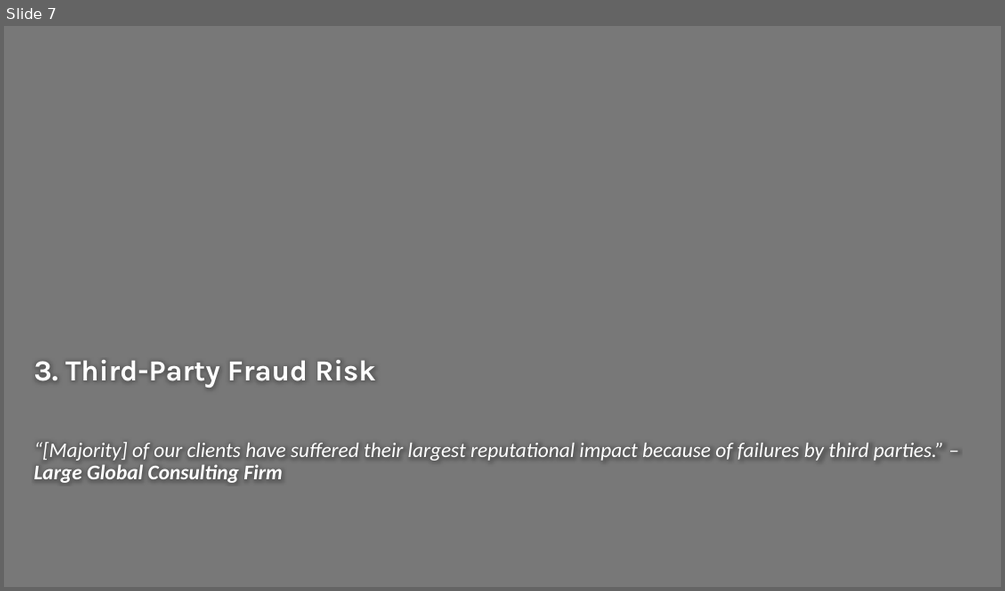
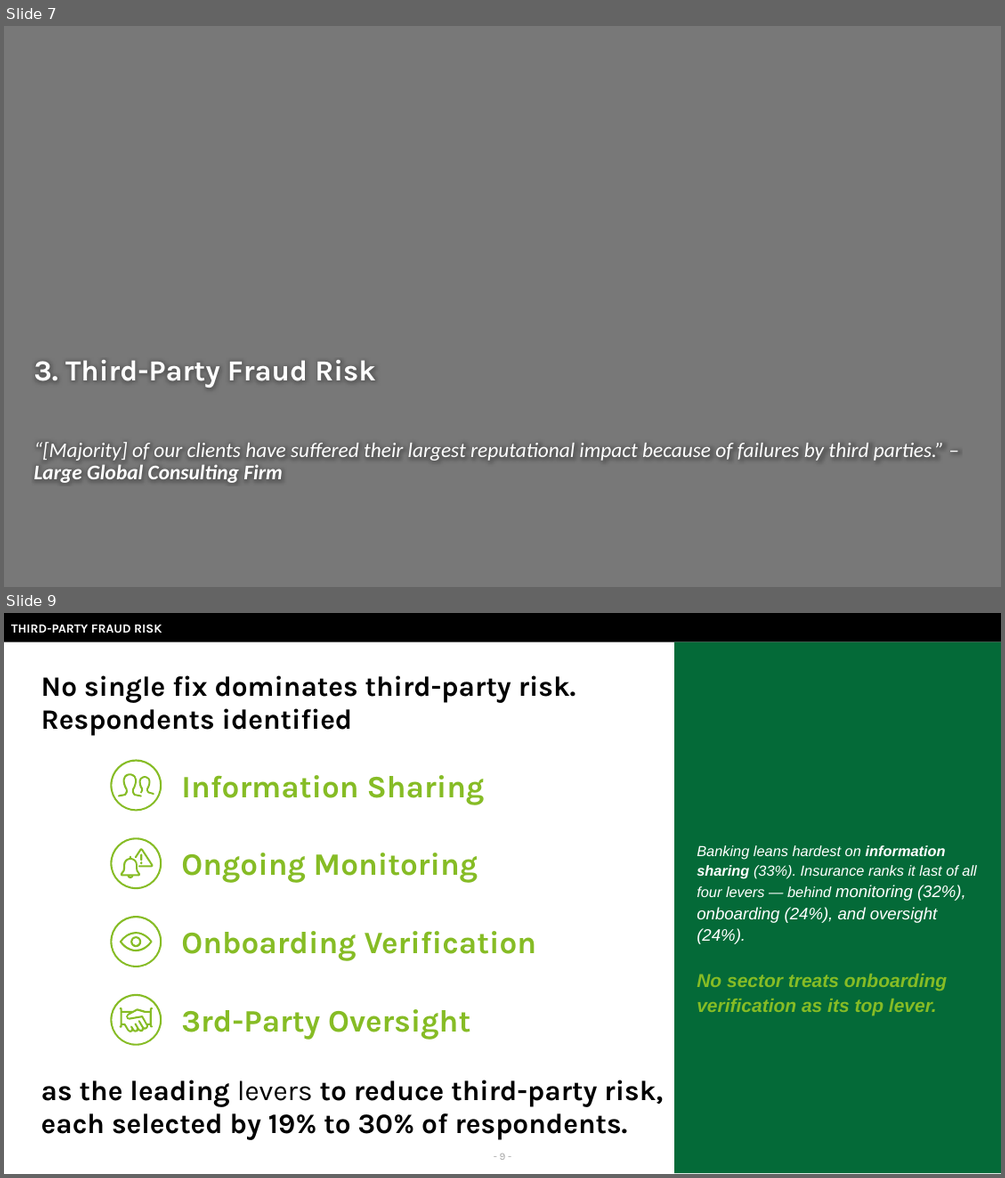
Before and after one commit to davidlin778/Fraud-in-2026, a slide deck: Visual Story One-Pagersv2.pptx. Shown one above the other, each under a label of ours: slide 7 before the commit, slides 7 and 9 after it; the slides between them are not shown. The pictures are 1005x591 and 1005x1178 pixels, drawn with LibreOffice and Linux fonts; fonts in the diff are those of the drawing; background and template pictures are left out. Boxes give left, top, right and bottom in pixels: in the first picture for what was removed or moved away, otherwise in the second. Text is boxed around its words. In the diff, an @@ line names an element or a change of style, - is before the commit and + after.

```diff
--- a/Visual Story One-Pagersv2.pptx
+++ b/Visual Story One-Pagersv2.pptx
@@ slide 9 added at (x1=4, y1=613, x2=1001, y2=1174), background #FFFFFF @@
@@ rectangle added at (x1=4, y1=613, x2=1001, y2=642), fill #000000, 12 pt, text #FFFFFF, bold @@
+THIRD-PARTY FRAUD RISK
@@ rectangle added at (x1=675, y1=642, x2=1001, y2=1173), fill #046A38, 14 pt, text #FFFFFF, italic @@
+Banking leans hardest on information sharing (33%). Insurance ranks it last of all four levers — behind monitoring (32%), onboarding (24%), and oversight (24%).
+No sector treats onboarding verification as its top lever.
@@ text added at (x1=41, y1=675, x2=663, y2=1140), 27 pt, text #000000, bold @@
+No single fix dominates third-party risk. Respondents identified
+as the leading levers to reduce third-party risk, each selected by 19% to 30% of respondents.
@@ group added at (x1=110, y1=760, x2=485, y2=811): 3 freeform shapes, 1 text @@
+Information Sharing
@@ group added at (x1=110, y1=837, x2=478, y2=889): 5 freeform shapes, 1 text @@
+Ongoing Monitoring
@@ group added at (x1=110, y1=916, x2=537, y2=967): 3 freeform shapes, 1 text @@
+Onboarding Verification
@@ freeform shape added at (x1=110, y1=994, x2=162, y2=1046), fill #86BC25 @@
@@ freeform shape added at (x1=119, y1=1007, x2=153, y2=1032), fill #86BC25 @@
@@ text added at (x1=181, y1=1009, x2=470, y2=1039), 30 pt, text #86BC25, bold @@
+3rd-Party Oversight
@@ page number added at (x1=500, y1=1153, x2=506, y2=1159), 10 pt, text #A6A6A6 @@
+- 9 -
```
Also in this commit, not shown: 1 other slide added.
